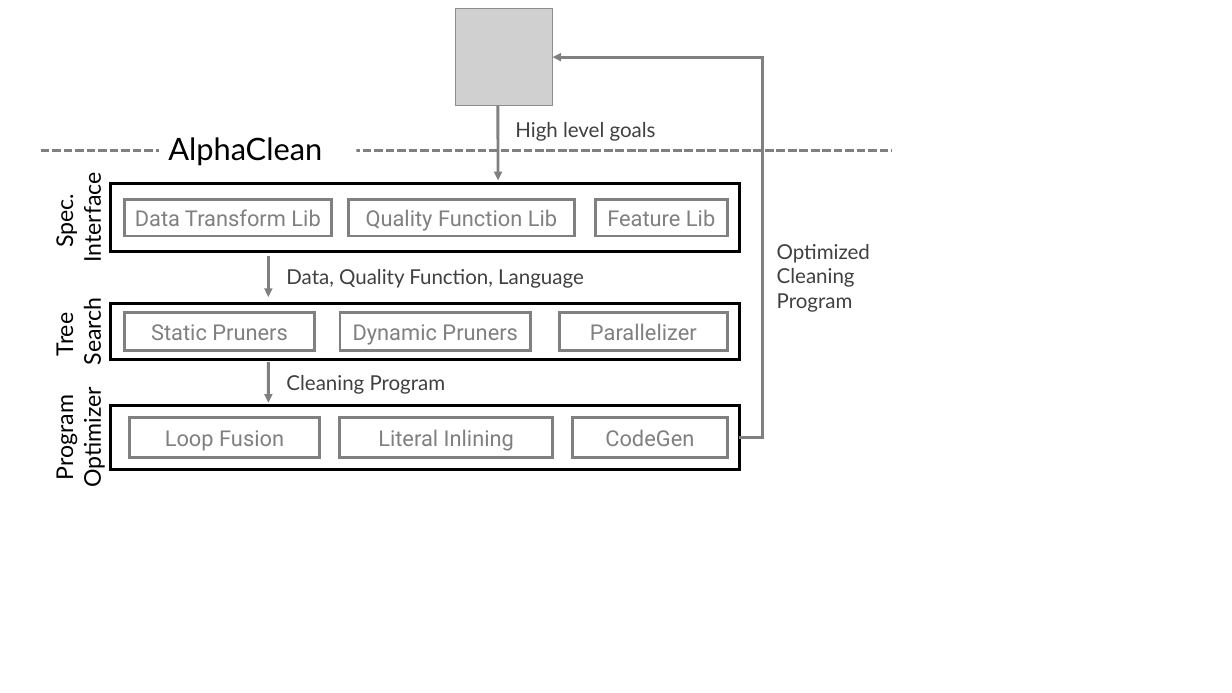
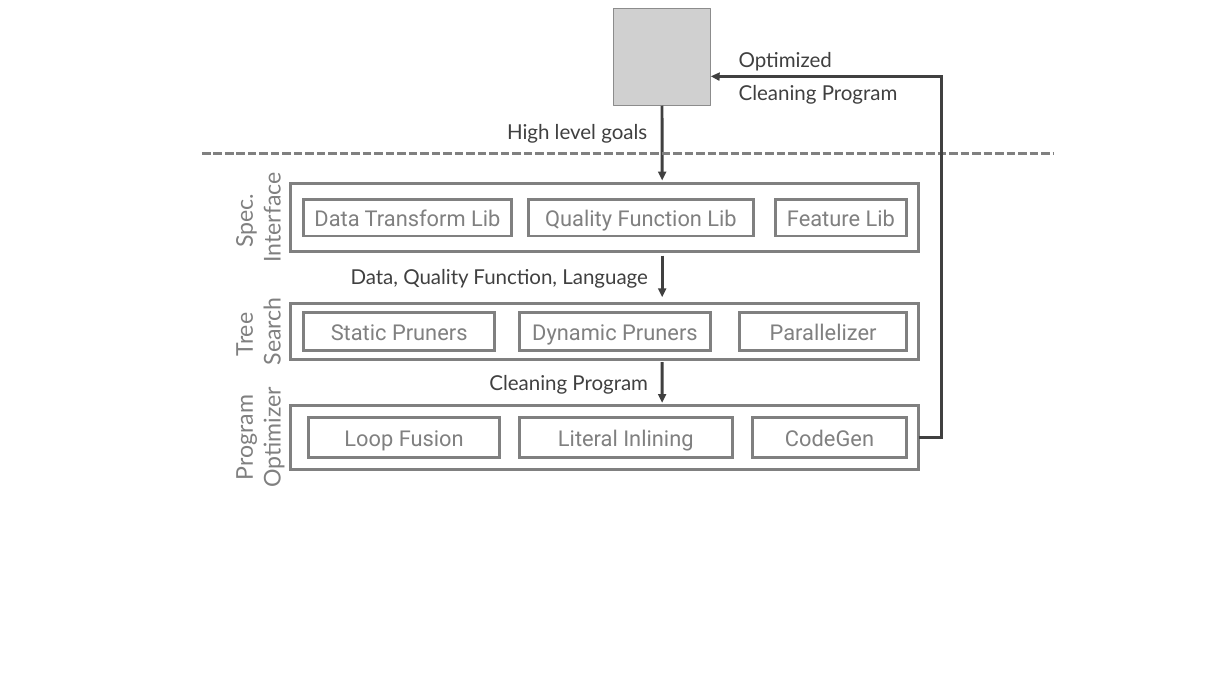
Before and after one commit to sjyk/alphaclean-paper, a slide deck: slide 2 of figures/figs.pptx. Drawn at 1232x693 pixels with LibreOffice and Linux fonts; fonts in the diff are those of the drawing; grey boxes stand for pictures. Boxes give left, top, right and bottom in pixels: in the first picture for what was removed or moved away, otherwise in the second. Text is boxed around its words. In the diff, an @@ line names an element or a change of style, - is before the commit and + after.

```diff
--- a/figures/figs.pptx
+++ b/figures/figs.pptx
@@ picture: place and size @@
-picture at box(456, 8, 553, 105)
+picture at box(614, 8, 711, 105)
@@ text "Optimized": place and size @@
-text "Optimized" at box(777, 244, 870, 312)
+text "Optimized" at box(739, 52, 898, 104)
@@ text at box(739, 52, 832, 71): more space between paragraphs @@
@@ elbow arrow moved from (739, 437) - (553, 57) to (919, 437) - (712, 77) @@
@@ elbow arrow (919, 437) - (712, 77): stroke #808080 2.25 pt to #404040 2.25 pt @@
@@ text at box(739, 85, 898, 104): text changed @@
-Cleaning
-Program
+Cleaning Program
@@ text "High level goals": place and size @@
-text "High level goals" at box(515, 122, 656, 141)
+text "High level goals" at box(507, 124, 647, 143)
@@ arrow moved from (498, 105) - (498, 180) to (663, 105) - (663, 180) @@
@@ arrow (663, 105) - (663, 180): stroke #808080 2.25 pt to #404040 2.25 pt @@
@@ text removed at box(168, 137, 322, 166) @@
-AlphaClean
@@ line moved from (41, 151) - (892, 151) to (202, 153) - (1054, 153) @@
@@ text colour #000000 to #808080 in 3 elements at box(230, 397, 286, 485), box(230, 303, 286, 363), box(230, 181, 286, 259) @@
@@ 12 rectangles, 3 texts: place and size @@
-12 rectangles, 3 texts at box(50, 181, 739, 485)
+12 rectangles, 3 texts at box(230, 181, 919, 485)
@@ outline #000000 2.25 pt to #808080 2.25 pt in 3 elements at box(290, 303, 919, 360), box(290, 406, 919, 470), box(290, 184, 919, 251) @@
@@ text "Data, Quality Function, Language": place and size @@
-text "Data, Quality Function, Language" at box(286, 269, 584, 288)
+text "Data, Quality Function, Language" at box(351, 269, 648, 288)
@@ arrow moved from (268, 256) - (268, 297) to (663, 256) - (663, 297) @@
@@ arrow (663, 256) - (663, 297): stroke #808080 2.25 pt to #404040 2.25 pt @@
@@ alignment left to right in 3 elements at box(507, 124, 647, 143), box(351, 269, 648, 288), box(489, 375, 648, 394) @@
@@ text "Cleaning Program": place and size @@
-text "Cleaning Program" at box(286, 375, 446, 394)
+text "Cleaning Program" at box(489, 375, 648, 394)
@@ arrow moved from (268, 362) - (268, 403) to (663, 362) - (663, 403) @@
@@ arrow (663, 362) - (663, 403): stroke #808080 2.25 pt to #404040 2.25 pt @@
```
Also in this commit, not shown: 3 other files.
